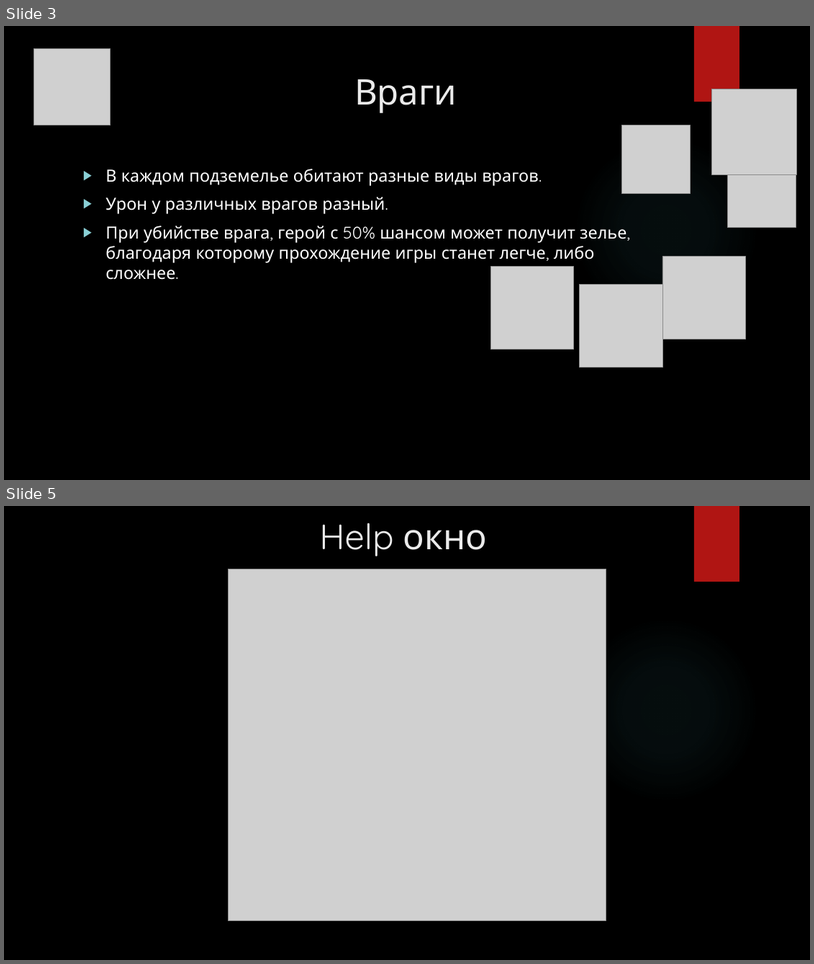
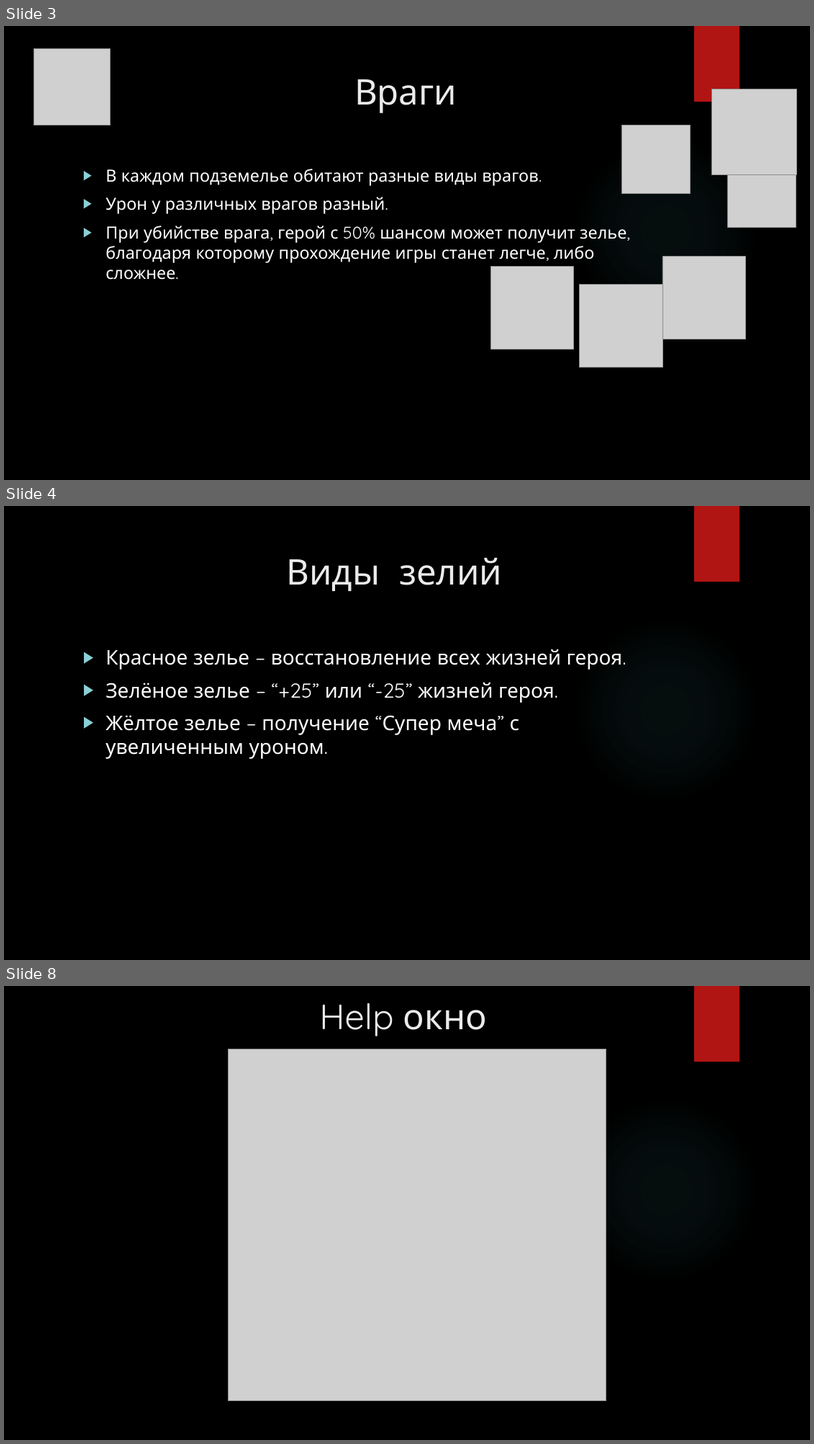
Before and after one commit to Timur-Korbesov/Dark-Lifes, a slide deck: Docs/Презентация.pptx. Shown one above the other, each under a label of ours: slides 3 and 5 before the commit, slides 3, 4 and 8 after it; the slides between them are not shown. The pictures are 814x964 and 814x1444 pixels, drawn with LibreOffice and Linux fonts; fonts in the diff are those of the drawing; grey boxes stand for pictures; background and template pictures are left out. Boxes give left, top, right and bottom in pixels: in the first picture for what was removed or moved away, otherwise in the second. Text is boxed around its words. In the diff, an @@ line names an element or a change of style, - is before the commit and + after.

```diff
--- a/Docs/Презентация.pptx
+++ b/Docs/Презентация.pptx
@@ slide 4 added at <box>4,506,810,960</box>, background picture (left out); not listed: 2 template elements that a slide beside it also shows @@
@@ title added at <box>287,558,502,591</box>, 42 pt, text #EBEBEB @@
+Виды зелий
@@ text added at <box>106,649,623,759</box>, 24 pt, text #FFFFFF @@
+▶ Красное зелье – восстановление всех жизней героя.
+▶ Зелёное зелье – “+25” или “-25” жизней героя.
+▶ Жёлтое зелье – получение “Супер меча” с увеличенным уроном.
@@ what was slide 5 is now slide 8 @@
```
Also in this commit, not shown: 1 slide changed, 3 other slides added, 1 slide removed.
